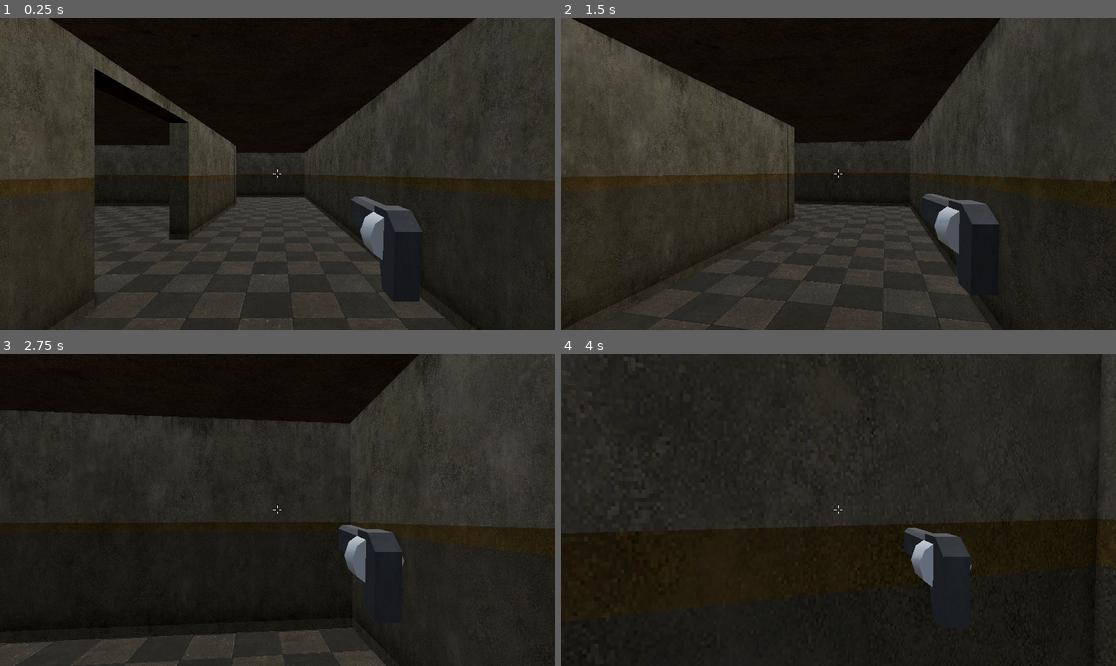
Above: before the commit, frames 1-4 (two rows, left to right).
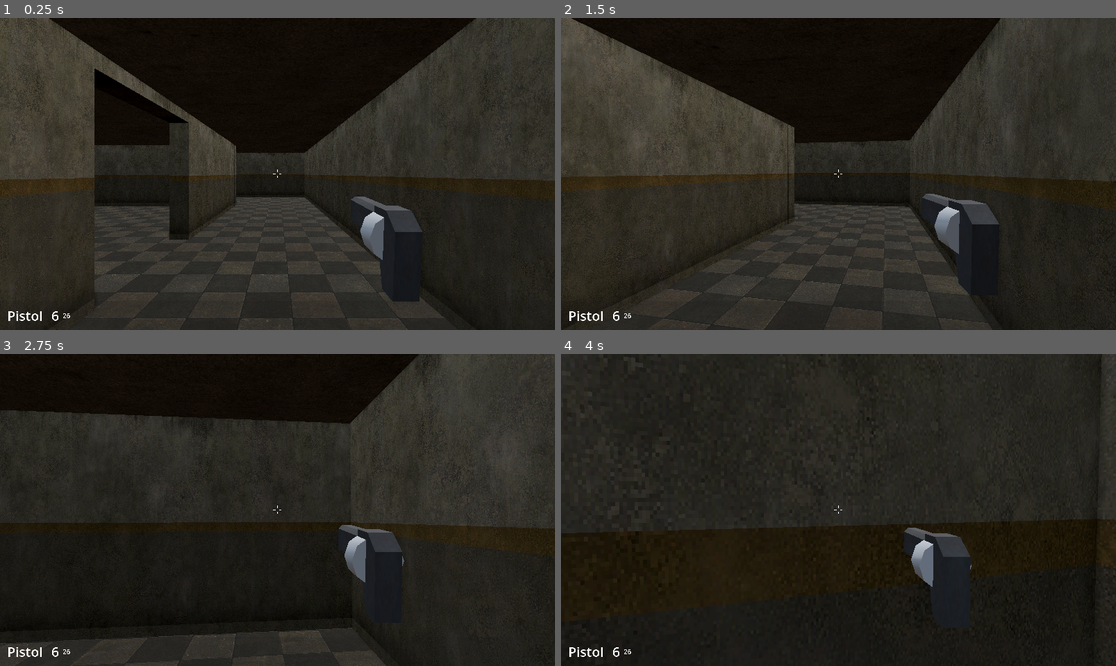
Above: after the commit, the same moments.

Repository: WyattBumbalough/TheGame
Game: Godot game, scene res://world.tscn
The game is run twice, just before and just after one commit, with the same random seed, the same clock (stepped at 60 frames per second) and the same inputs.
Inputs (mouse positions are in pixels of both pictures, inside the frame that each line leads up to):
- Up to frame 1 (0.25 s): no input
- Up to frame 2 (1.5 s): tap Enter (ui_accept) at 0.5 s; move the mouse to (866, 174) at 0.52 s; hold W (up) from 0.53 s (still down); tap Shift (sprint) at 0.6 s; tap Space (jump) at 0.77 s; move the mouse to (810, 174) at 1.27 s; tap C at 1.35 s
- Up to frame 3 (2.75 s): keep holding W (up); tap Space (jump) at 1.52 s; move the mouse to (288, 503) at 2.02 s; tap Shift (sprint) at 2.1 s
- Up to frame 4 (4 s): keep holding W (up); move the mouse to (832, 516) at 2.77 s; tap C at 2.85 s; tap Space (jump) at 3.02, 3.77 s; move the mouse to (877, 513) at 3.52 s; tap Shift (sprint) at 3.6 s

The runs differ from the first frame. In frame 1, 0.1% of the frame differs, in the area x 1-13%, y 93-98%; in frame 2, 0.1%; in frame 3, 0.1%; in frame 4, 0.1%.

Commit message:
Reloading
Implemented rounds reloading system.

Diff:
--- a/Entities/Player/Player.tscn
+++ b/Entities/Player/Player.tscn
@@ -13,6 +13,7 @@
 [ext_resource type="Texture2D" uid="uid://c1ga7863m47nv" path="res://Assets/Reticles/crosshair007.png" id="10_hacra"]
 [ext_resource type="Script" uid="uid://blmqb163okhfp" path="res://Entities/Player/crosshair.gd" id="10_jynvv"]
 [ext_resource type="Texture2D" uid="uid://cldhmereu64ky" path="res://Assets/Reticles/crosshair051.png" id="12_lmeus"]
+[ext_resource type="Script" uid="uid://67usyoo3ah6k" path="res://Entities/Player/hud.gd" id="14_uw7o4"]
 
 [sub_resource type="CapsuleMesh" id="CapsuleMesh_mvdsw"]
 
@@ -33,6 +34,34 @@
 
 [sub_resource type="LabelSettings" id="LabelSettings_r4xyb"]
 font_size = 50
+
+[sub_resource type="StyleBoxFlat" id="StyleBoxFlat_061yh"]
+content_margin_left = 25.0
+content_margin_top = 0.0
+content_margin_right = 0.0
+content_margin_bottom = 0.0
+bg_color = Color(0.101960786, 0.101960786, 0.101960786, 0.19215687)
+corner_radius_top_left = 3
+corner_radius_top_right = 3
+corner_radius_bottom_right = 3
+corner_radius_bottom_left = 3
+corner_detail = 5
+
+[sub_resource type="LabelSettings" id="LabelSettings_uw7o4"]
+font_size = 46
+
+[sub_resource type="StyleBoxLine" id="StyleBoxLine_gallu"]
+content_margin_left = 0.0
+content_margin_top = 4.0
+content_margin_right = 0.0
+content_margin_bottom = 4.0
+color = Color(0.5, 0.5, 0.5, 1)
+grow_begin = -5.0
+grow_end = -5.0
+vertical = true
+
+[sub_resource type="LabelSettings" id="LabelSettings_samso"]
+font_size = 23
 
 [sub_resource type="Animation" id="Animation_lmeus"]
 length = 0.001
@@ -257,6 +286,55 @@
 layout_mode = 2
 texture = ExtResource("12_lmeus")
 
+[node name="HUD" type="Control" parent="CanvasLayer" unique_id=162397166 node_paths=PackedStringArray("weapon_manager")]
+layout_mode = 3
+anchors_preset = 15
+anchor_right = 1.0
+anchor_bottom = 1.0
+grow_horizontal = 2
+grow_vertical = 2
+mouse_filter = 2
+script = ExtResource("14_uw7o4")
+weapon_manager = NodePath("../../CameraHolder/Camera/WeaponBob/WeaponManager")
+
+[node name="PanelContainer" type="PanelContainer" parent="CanvasLayer/HUD" unique_id=765894197]
+custom_minimum_size = Vector2(0, 100)
+layout_mode = 1
+anchors_preset = 12
+anchor_top = 1.0
+anchor_right = 1.0
+anchor_bottom = 1.0
+grow_horizontal = 2
+grow_vertical = 0
+theme_override_styles/panel = SubResource("StyleBoxFlat_061yh")
+
+[node name="HBoxContainer" type="HBoxContainer" parent="CanvasLayer/HUD/PanelContainer" unique_id=621737849]
+layout_mode = 2
+theme_override_constants/separation = 13
+
+[node name="WepName" type="Label" parent="CanvasLayer/HUD/PanelContainer/HBoxContainer" unique_id=403444669]
+unique_name_in_owner = true
+layout_mode = 2
+text = "Pistol"
+label_settings = SubResource("LabelSettings_uw7o4")
+
+[node name="VSeparator" type="VSeparator" parent="CanvasLayer/HUD/PanelContainer/HBoxContainer" unique_id=1115067924]
+layout_mode = 2
+theme_override_styles/separator = SubResource("StyleBoxLine_gallu")
+
+[node name="CurrentMag" type="Label" parent="CanvasLayer/HUD/PanelContainer/HBoxContainer" unique_id=1179442488]
+unique_name_in_owner = true
+layout_mode = 2
+text = "6"
+label_settings = SubResource("LabelSettings_uw7o4")
+
+[node name="Reserve" type="Label" parent="CanvasLayer/HUD/PanelContainer/HBoxContainer" unique_id=1280593096]
+unique_name_in_owner = true
+layout_mode = 2
+text = "32"
+label_settings = SubResource("LabelSettings_samso")
+vertical_alignment = 2
+
 [node name="BobAnims" type="AnimationPlayer" parent="." unique_id=1121762120]
 libraries/ = SubResource("AnimationLibrary_gallu")
 autoplay = &"WeaponIdle"
--- a/Entities/Player/Weapon Manager/AmmoManager.gd
+++ b/Entities/Player/Weapon Manager/AmmoManager.gd
@@ -4,14 +4,14 @@
 
 var ammo: Dictionary = { # Key = ammo type, value = ammo starting amount.
 	"Pistol": 26,
-	"Shotgun": 12,
+	"Shells": 12,
 	"SMG": 40,
 	"Rifle": 14
 }
 
 var max_ammo_per_type: Dictionary = {
 	"Pistol": 80,
-	"Shotgun": 40,
+	"Shells": 40,
 	"SMG": 150,
 	"Rifle": 25
 }
--- a/Entities/Player/Weapon Manager/ReloadManager.gd
+++ b/Entities/Player/Weapon Manager/ReloadManager.gd
@@ -20,36 +20,40 @@
 
 func _process(delta: float) -> void:
 	if cw.is_reloading and start_reload_timer and not force_reload_stop:
-		pass
+		reload_follow(delta)
 
 
 func reload():
 	reload_start()
 
 
+# Check that the player is able to reload and set all appropraite variables.
 func reload_start():
 	if !cw.is_reloading and ammo_manager.ammo[cw.ammo_type] > 0 and \
 	cw.current_ammo != cw.max_ammo_capacity and \
 	!cw.is_shooting:
 		cw.is_reloading = true
 
-		if (cw.max_ammo_capacity % cw.reload_parts_needed) != 0:
-			push_error("Cannot insert % amount of ammo." % (cw.reload_parts_needed / cw.max_ammo_capacity))
-			cw.is_reloading = false
+		if cw.rounds_reload:
+			cw.reload_parts_needed = cw.max_ammo_capacity - cw.current_ammo
 		else:
-			current_part_index = 0
-			reload_time = cw.time_per_reload_part
-			force_reload_stop = false
-			play_sound_and_anim = true
-			start_reload_timer = true
+			cw.reload_parts_needed = 1
+
+		current_part_index = 0
+		reload_time = cw.time_per_reload_part
+		force_reload_stop = false
+		play_sound_and_anim = true
+		start_reload_timer = true
 	else:
 		print("Don't need to reload.")
 
 
+# Play sound and animations.
 func reload_follow(delta: float):
 	if play_sound_and_anim:
 		play_sound_and_anim = false
 		weapon_manager.weapon_sound_player(cw.reload_sound, cw.reload_sound_speed)
+
 		if cw.reload_anim_name != "":
 			anim_manager.play_animation(cw.reload_anim_name, cw.reload_anim_speed)
 		else:
@@ -58,15 +62,29 @@
 	if reload_time > 0.0: reload_time -= delta
 	else:
 		if current_part_index < cw.reload_parts_needed:
-			if cw.reload_parts_needed == 1:
+			if cw.rounds_reload:
+				multi_part_calc()
+			else:
 				one_part_calc()
-			else:
-				multi_part_calc()
 
 
 func one_part_calc():
 	print("haven't done this yet.")
+	return
 
 
 func multi_part_calc():
-	print("aaa")
+	var ammo_to_refill = cw.max_ammo_capacity - cw.current_ammo
+
+	if ammo_manager.ammo[cw.ammo_type] >= ammo_to_refill and \
+	cw.current_ammo <= cw.max_ammo_capacity - 1:
+		# Add number of ammo to the mag and subtract it from the ammo manager.
+		cw.current_ammo += 1
+		ammo_manager.ammo[cw.ammo_type] -= ammo_to_refill
+		reload_time = cw.time_per_reload_part
+		print(cw.current_ammo)
+	else:
+		print("not enough ammo in reserve, or magazine complete")
+		anim_manager.play_animation(cw.equip_anim_name, cw.equip_anim_speed)
+		cw.is_reloading = false
+		force_reload_stop = true
--- a/Entities/Player/Weapon Manager/weapon_manager.tscn
+++ b/Entities/Player/Weapon Manager/weapon_manager.tscn
@@ -156,6 +156,58 @@
 "update": 0,
 "values": [Vector3(0.36589083, 0, 0)]
 }
+tracks/2/type = "value"
+tracks/2/imported = false
+tracks/2/enabled = true
+tracks/2/path = NodePath("RightHand/Pistol:position")
+tracks/2/interp = 1
+tracks/2/loop_wrap = true
+tracks/2/keys = {
+"times": PackedFloat32Array(0),
+"transitions": PackedFloat32Array(1),
+"update": 0,
+"values": [Vector3(0.22352022, -0.7352539, -0.6494898)]
+}
+tracks/3/type = "value"
+tracks/3/imported = false
+tracks/3/enabled = true
+tracks/3/path = NodePath("RightHand/Pistol:rotation")
+tracks/3/interp = 1
+tracks/3/loop_wrap = true
+tracks/3/keys = {
+"times": PackedFloat32Array(0),
+"transitions": PackedFloat32Array(1),
+"update": 0,
+"values": [Vector3(-0.8016472, 0, 0)]
+}
+
+[sub_resource type="Animation" id="Animation_peokh"]
+resource_name = "ReloadPistol"
+length = 0.25
+tracks/0/type = "value"
+tracks/0/imported = false
+tracks/0/enabled = true
+tracks/0/path = NodePath("RightHand/Pistol:position")
+tracks/0/interp = 2
+tracks/0/loop_wrap = true
+tracks/0/keys = {
+"times": PackedFloat32Array(0, 0.23099327),
+"transitions": PackedFloat32Array(1, 1),
+"update": 0,
+"values": [Vector3(0.22352022, -0.21703298, -0.6494898), Vector3(0.22352022, -0.7352539, -0.6494898)]
+}
+tracks/1/type = "value"
+tracks/1/imported = false
+tracks/1/enabled = true
+tracks/1/path = NodePath("RightHand/Pistol:rotation")
+tracks/1/interp = 1
+tracks/1/loop_wrap = true
+tracks/1/keys = {
+"times": PackedFloat32Array(0, 0.11860196),
+"transitions": PackedFloat32Array(1, 1),
+"update": 0,
+"values": [Vector3(0.03141593, 0, 0), Vector3(-0.8016472, 0, 0)]
+}
 
 [sub_resource type="Animation" id="Animation_qrvt1"]
 resource_name = "ShootPistol"
@@ -218,6 +270,7 @@
 &"EquipPistol": SubResource("Animation_eqruy"),
 &"EquipShotgun": SubResource("Animation_4rrlr"),
 &"RESET": SubResource("Animation_kqers"),
+&"ReloadPistol": SubResource("Animation_peokh"),
 &"ShootPistol": SubResource("Animation_qrvt1"),
 &"ShootShotgun": SubResource("Animation_t3a6m")
 }
@@ -226,7 +279,6 @@
 script = ExtResource("1_rakqe")
 weapon_resources = Array[ExtResource("2_xqmo2")]([ExtResource("3_55cga"), ExtResource("4_stskr")])
 starting_weapons = [NodePath("RightHand/Pistol"), NodePath("RightHand/Shotgun")]
-infinite_ammo = true
 shoot_input = "shoot"
 reload_input = "reload"
 weapon_wheel_up_input = "weapon_wheel_up"
@@ -252,7 +304,7 @@
 unique_name_in_owner = true
 
 [node name="Pistol" type="Node3D" parent="RightHand" unique_id=1126944122 node_paths=PackedStringArray("weapon_model", "barrel_point")]
-transform = Transform3D(1, 0, 0, 0, 0.99950635, -0.031410754, 0, 0.031410754, 0.99950635, 0.22352022, -0.21703298, -0.6494898)
+transform = Transform3D(1, 0, 0, 0, 0.695524, 0.7185025, 0, -0.7185025, 0.695524, 0.22352022, -0.7352539, -0.6494898)
 script = ExtResource("2_ggl38")
 weapon_model = NodePath("PistolModel")
 weapon_id = 1
@@ -261,7 +313,6 @@
 
 [node name="PistolModel" type="Node3D" parent="RightHand/Pistol" unique_id=230872164]
 transform = Transform3D(1, 0, 0, 0, 1.0000002, 0, 0, 0, 1.0000002, 0.14108825, -0.013746053, 0.00043201447)
-visible = false
 
 [node name="PistolMesh" type="MeshInstance3D" parent="RightHand/Pistol/PistolModel" unique_id=2061608598]
 transform = Transform3D(1, 0, 0, 0, 1.0000001, 0, 0, 0, 1.0000001, 0.0005162358, 0.0011563301, -0.00038141012)
@@ -287,6 +338,7 @@
 metadata/_custom_type_script = "uid://byxrd0b7bduam"
 
 [node name="ShotgunModel" type="Node3D" parent="RightHand/Shotgun" unique_id=111643024]
+visible = false
 
 [node name="CSGCombiner3D" type="CSGCombiner3D" parent="RightHand/Shotgun/ShotgunModel" unique_id=623065]
 visible = false
--- /dev/null
+++ b/Entities/Player/hud.gd
@@ -0,0 +1,15 @@
+extends Control
+
+
+@export var weapon_manager: WeaponManager
+
+@onready var wep_name: Label = %WepName
+@onready var current_mag: Label = %CurrentMag
+@onready var reserve: Label = %Reserve
+
+
+func _process(_delta: float) -> void:
+	if weapon_manager.cw != null:
+		wep_name.text = weapon_manager.cw.weapon_name
+		current_mag.text = str(weapon_manager.cw.current_ammo)
+		reserve.text = str(weapon_manager.ammo_manager.ammo[weapon_manager.cw.ammo_type])
--- a/Entities/Weapons/Resources/PistolWeaponData.tres
+++ b/Entities/Weapons/Resources/PistolWeaponData.tres
@@ -22,6 +22,7 @@
 equip_anim_speed = 1.5
 shoot_anim_name = "ShootPistol"
 shoot_anim_speed = 1.25
+reload_anim_name = "ReloadPistol"
 equipped_position = Vector3(0.22352022, -0.21703298, -0.6494898)
 unequipped_position = Vector3(0.22352022, -0.6102679, -0.6494898)
 muzzle_flash_ref = ExtResource("1_pxgqu")
--- a/Entities/Weapons/Resources/ShotgunWeaponData.tres
+++ b/Entities/Weapons/Resources/ShotgunWeaponData.tres
@@ -12,8 +12,9 @@
 projectiles_per_shot = 10
 min_spread = -13.0
 max_spread = 12.0
-max_ammo_capacity = 10
-current_ammo = 10
+max_ammo_capacity = 2
+ammo_type = "Shells"
+current_ammo = 2
 current_reserve_ammo = 10
 equip_anim_name = "EquipShotgun"
 shoot_anim_name = "ShootShotgun"
--- a/Entities/Weapons/weapon_data.gd
+++ b/Entities/Weapons/weapon_data.gd
@@ -34,6 +34,7 @@
 @export_group("Reload Settings")
 var is_reloading: bool = false
 @export var auto_reload: bool = false
+@export var rounds_reload: bool = true
 @export var reload_parts_needed: int = 1
 @export var time_per_reload_part: float = 0.3
 
Not shown, added: Entities/Player/hud.gd.uid
